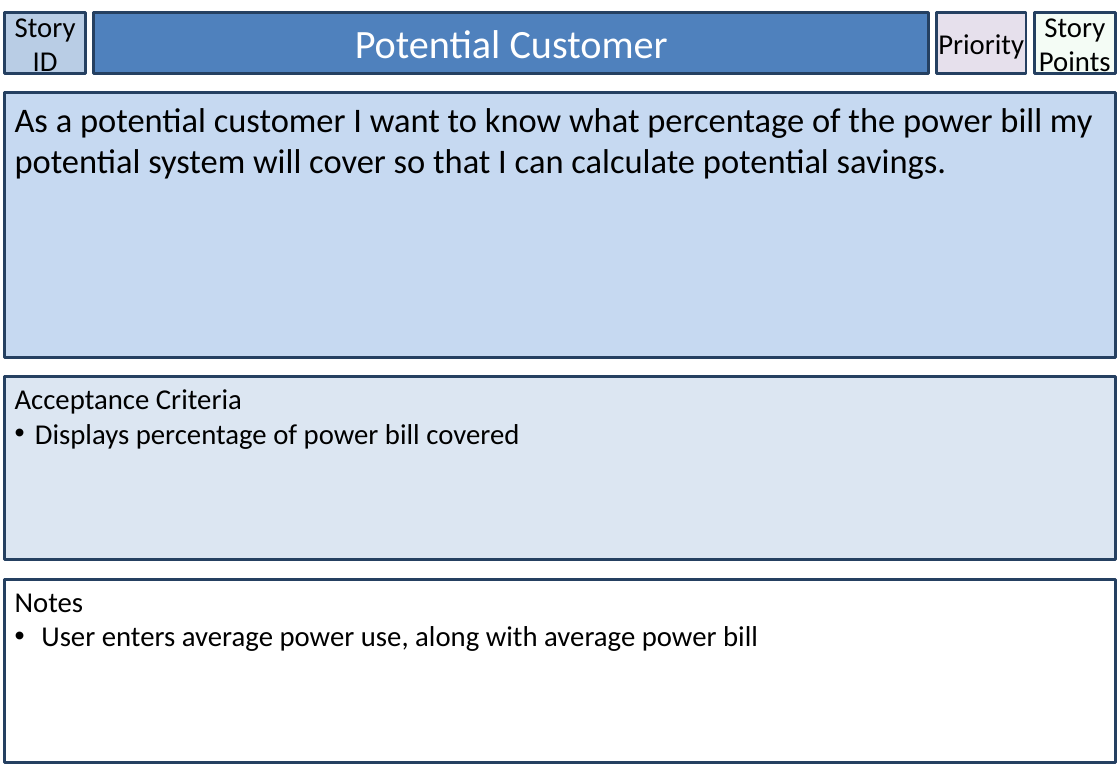
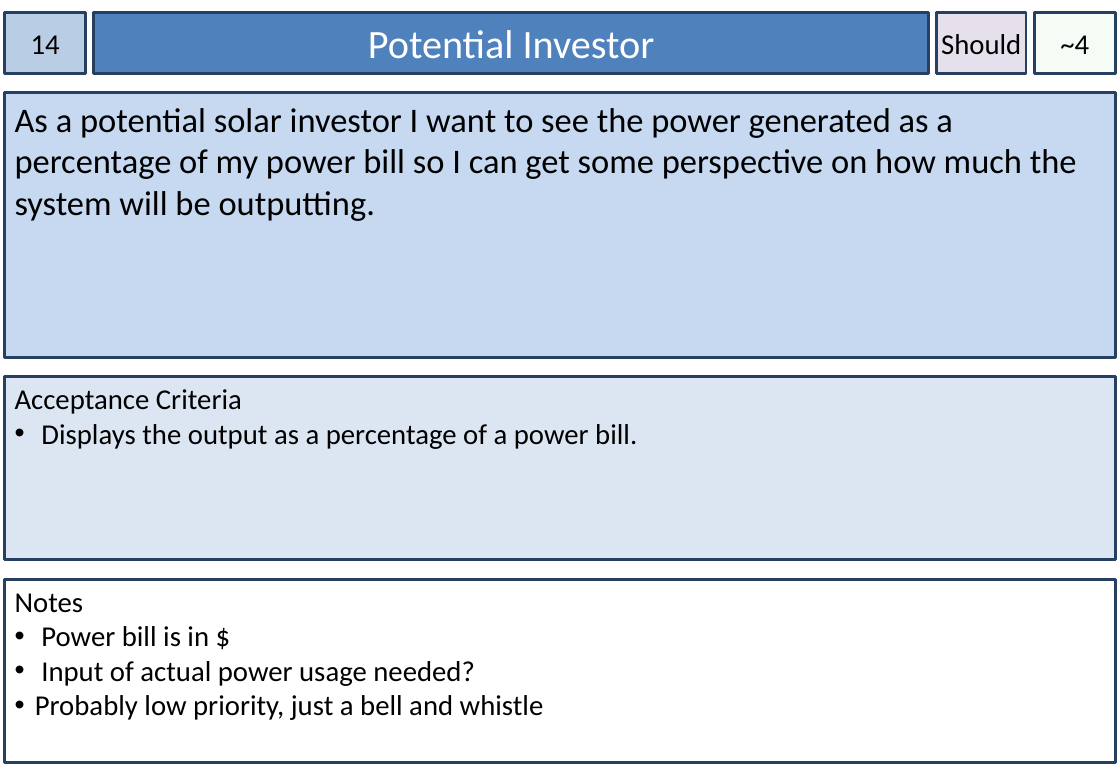
Before and after one commit to dkartaschew/anonymous-solarenergy, a slide deck: slide 14 of Documentation/User Stories.pptx (slide 7 before the commit). Drawn at 1120x775 pixels with LibreOffice and Linux fonts; fonts in the diff are those of the drawing. Boxes give left, top, right and bottom in pixels: in the first picture for what was removed or moved away, otherwise in the second. Text is boxed around its words. In the diff, an @@ line names an element or a change of style, - is before the commit and + after.

Commit message:
We currently have 33 User Stories complete with priority and story point information. For use by Luke to complete the technology grid.

```diff
--- a/Documentation/User Stories.pptx
+++ b/Documentation/User Stories.pptx
@@ text in rectangle at <box>31,35,60,54</box>: text changed @@
-Story ID
+14
@@ text in rectangle at <box>368,30,655,59</box>: text changed @@
-Potential Customer
+Potential Investor
@@ text in rectangle at <box>941,34,1021,55</box>: text changed @@
-Priority
+Should
@@ text in rectangle at <box>1060,35,1089,54</box>: text changed @@
-Story Points
+~4
@@ text in rectangle at <box>15,108,1077,221</box>: text changed @@
-As a potential customer I want to know what percentage of the power bill my potential system will cover so that I can calculate potential savings.
+As a potential solar investor I want to see the power generated as a percentage of my power bill so I can get some perspective on how much the system will be outputting.
@@ text in rectangle at <box>41,424,637,449</box>: text changed @@
-• Displays percentage of power bill covered
+• Displays the output as a percentage of a power bill.
@@ text in rectangle at <box>35,626,544,720</box>: text changed @@
-• User enters average power use, along with average power bill
+• Power bill is in $
+• Input of actual power usage needed?
+• Probably low priority, just a bell and whistle
```
Also in this commit, not shown: 32 other slides changed, 15 slides removed.
